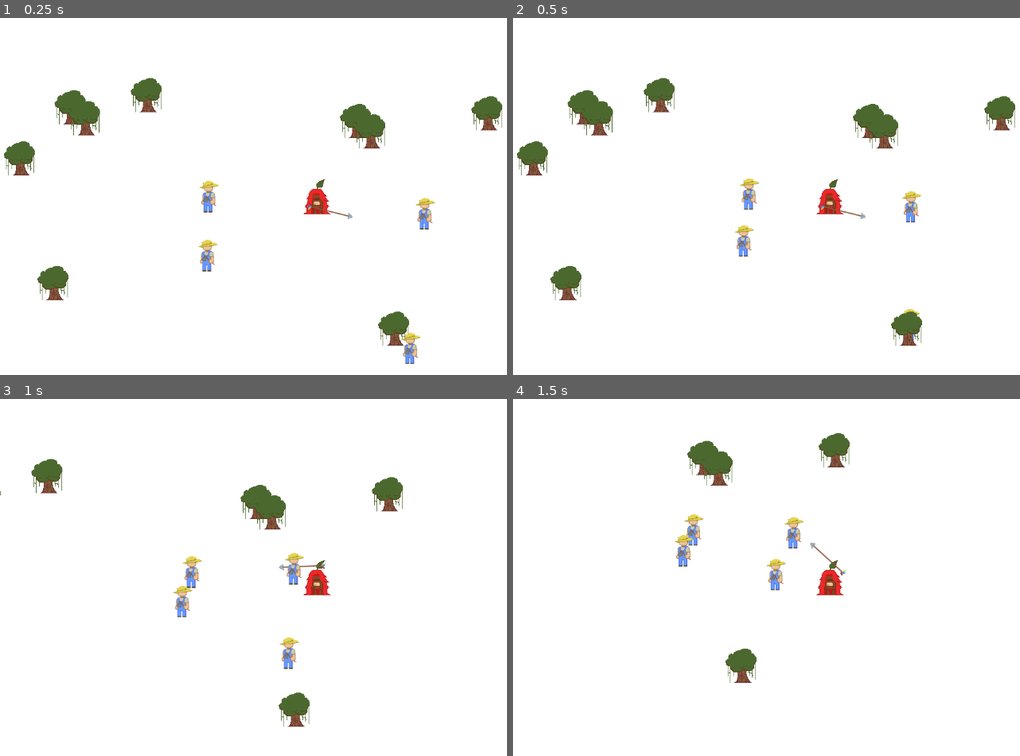
Above: before the commit, frames 1-4 (two rows, left to right).
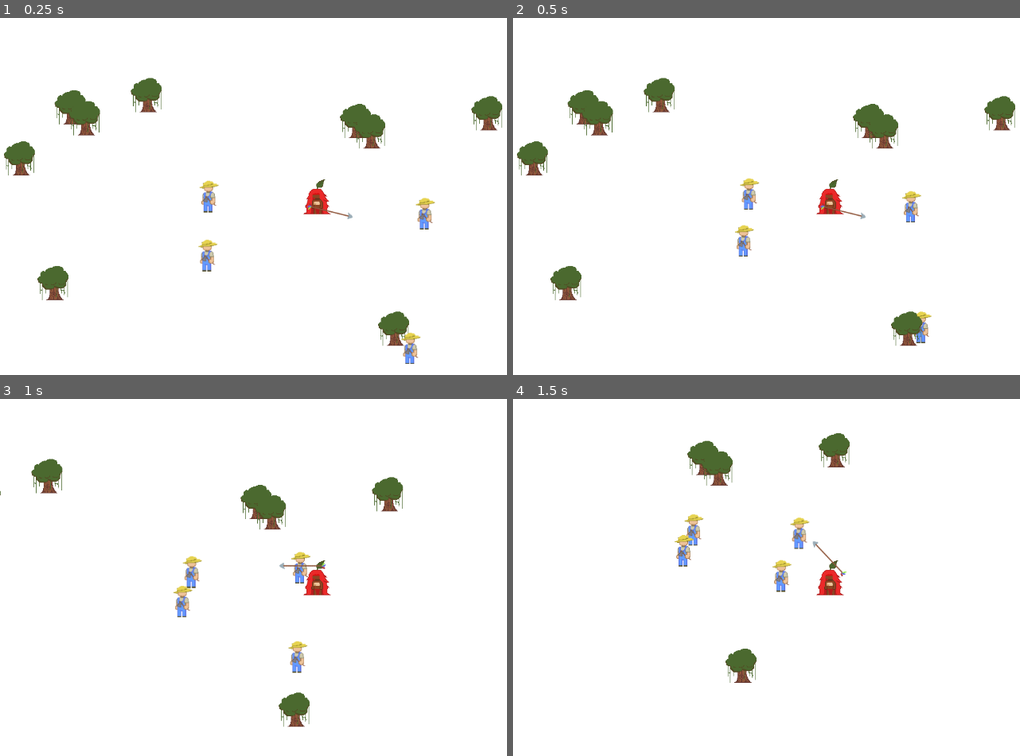
Above: after the commit, the same moments.

Repository: SamuelMTL/AmazonProject
Game: Godot game, scene res://scenes/game.tscn
The game is run twice, just before and just after one commit, with the same random seed, the same clock (stepped at 60 frames per second) and the same inputs.
Inputs:
- Up to frame 1 (0.25 s): no input
- Up to frame 2 (0.5 s): no input
- Up to frame 3 (1 s): hold Right (ui_right) from 0.53 s (still down)
- Up to frame 4 (1.5 s): release Right (ui_right) at 1.28 s; hold Down (ui_down) from 1.28 s (still down)

Frame 1 is identical in both runs. In frame 2, 0.2% of the frame differs, in the area x 77-83%, y 81-92%; in frame 3, 0.7%, in the area x 54-65%, y 42-77%; in frame 4, 0.6%.

Commit message:
começando a fazer o projetil

Diff:
--- a/amazonproject/scenes/mob.tscn
+++ b/amazonproject/scenes/mob.tscn
@@ -8,7 +8,7 @@
 
 [node name="Mob" type="CharacterBody2D"]
 collision_layer = 2
-collision_mask = 2
+collision_mask = 3
 script = ExtResource("1_u8v6g")
 
 [node name="Mob" type="Sprite2D" parent="."]
--- /dev/null
+++ b/amazonproject/scenes/projetil.tscn
@@ -0,0 +1,19 @@
+[gd_scene load_steps=4 format=3 uid="uid://d0ihvalrbhre6"]
+
+[ext_resource type="Script" path="res://scripts/projetil.gd" id="1_wwqlv"]
+[ext_resource type="Texture2D" uid="uid://cx5qriwqdoabb" path="res://assets/lança.png" id="2_me8kv"]
+
+[sub_resource type="CircleShape2D" id="CircleShape2D_w8yqc"]
+
+[node name="Projetil" type="Area2D"]
+collision_layer = 0
+collision_mask = 3
+script = ExtResource("1_wwqlv")
+
+[node name="CollisionShape2D" type="CollisionShape2D" parent="."]
+shape = SubResource("CircleShape2D_w8yqc")
+
+[node name="Lança" type="Sprite2D" parent="."]
+position = Vector2(-37, 2.98023e-08)
+rotation = 0.778927
+texture = ExtResource("2_me8kv")
--- /dev/null
+++ b/amazonproject/scripts/projetil.gd
@@ -0,0 +1,5 @@
+extends Area2D
+
+func _physics_process(delta):
+	var direction = Vector2.RIGHT.rotated(rotation)
+	position += direction * 1000 * delta
